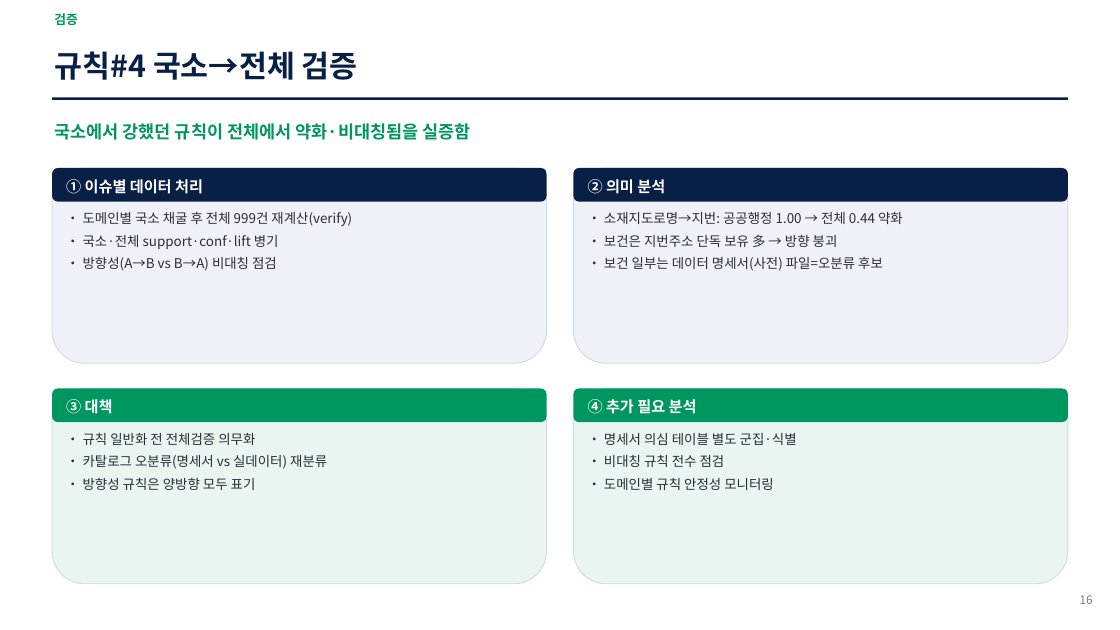
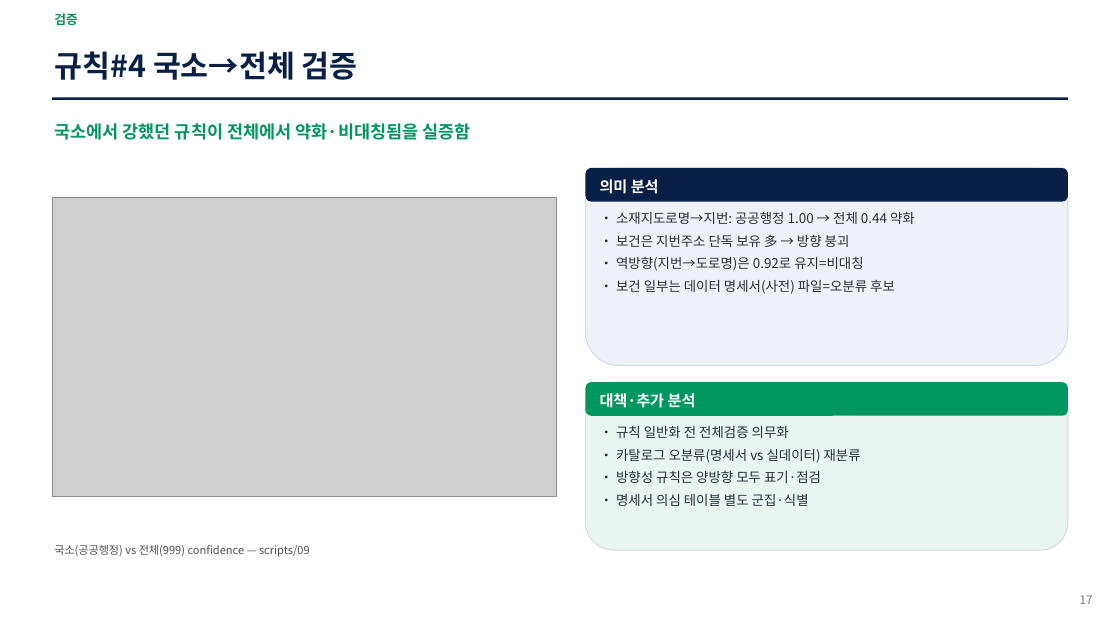
Before and after one commit to yimju/DataIntelligence-project, a slide deck: slide 17 of report/데이터지도_분석보고서.pptx (slide 16 before the commit). Drawn at 1120x630 pixels with LibreOffice and Linux fonts; fonts in the diff are those of the drawing; grey boxes stand for pictures. Boxes give left, top, right and bottom in pixels: in the first picture for what was removed or moved away, otherwise in the second. Text is boxed around its words. In the diff, an @@ line names an element or a change of style, - is before the commit and + after.

```diff
--- a/report/데이터지도_분석보고서.pptx
+++ b/report/데이터지도_분석보고서.pptx
@@ rounded rectangle removed at <box>52,168,547,364</box> @@
@@ rounded rectangle removed at <box>52,168,547,202</box> @@
@@ text removed at <box>66,179,203,194</box> @@
-① 이슈별 데이터 처리
@@ rounded rectangle: place and size @@
-rounded rectangle at <box>574,168,1069,202</box>
+rounded rectangle at <box>586,168,1068,202</box>
@@ rounded rectangle: place and size @@
-rounded rectangle at <box>574,168,1069,364</box>
+rounded rectangle at <box>586,168,1068,365</box>
@@ text at <box>600,179,659,194</box>: text changed @@
-② 의미 분석
+의미 분석
@@ picture added at <box>52,197,556,497</box> @@
@@ text "• 소재지도로명→지번: 공공행정 1.00 → ...": place and size @@
-text "• 소재지도로명→지번: 공공행정 1.00 → ..." at <box>604,212,903,271</box>
+text "• 소재지도로명→지번: 공공행정 1.00 → ..." at <box>616,212,915,294</box>
@@ text removed at <box>83,212,352,271</box> @@
-• 도메인별 국소 채굴 후 전체 999건 재계산(verify)
-• 국소·전체 support·conf·lift 병기
-• 방향성(A→B vs B→A) 비대칭 점검
@@ text at <box>616,257,863,271</box>: paragraph added @@
+• 역방향(지번→도로명)은 0.92로 유지=비대칭
@@ rounded rectangle removed at <box>52,388,547,584</box> @@
@@ rounded rectangle removed at <box>52,388,547,422</box> @@
@@ rounded rectangle: place and size @@
-rounded rectangle at <box>574,388,1069,422</box>
+rounded rectangle at <box>586,382,1068,416</box>
@@ rounded rectangle: place and size @@
-rounded rectangle at <box>574,388,1069,584</box>
+rounded rectangle at <box>586,382,1068,550</box>
@@ text removed at <box>66,399,113,414</box> @@
-③ 대책
@@ text at <box>600,393,696,408</box>: text changed @@
-④ 추가 필요 분석
+대책·추가 분석
@@ text "• 규칙 일반화 전 전체검증 ...": place and size @@
-text "• 규칙 일반화 전 전체검증 ..." at <box>83,433,327,490</box>
+text "• 규칙 일반화 전 전체검증 ..." at <box>616,426,861,506</box>
@@ text removed at <box>604,433,797,490</box> @@
-• 명세서 의심 테이블 별도 군집·식별
-• 비대칭 규칙 전수 점검
-• 도메인별 규칙 안정성 모니터링
@@ text at <box>616,471,821,506</box>: text changed @@
-• 방향성 규칙은 양방향 모두 표기
+• 방향성 규칙은 양방향 모두 표기·점검
+• 명세서 의심 테이블 별도 군집·식별
@@ text added at <box>54,545,310,557</box>, 9.5 pt, text #505050 @@
+국소(공공행정) vs 전체(999) confidence — scripts/09
@@ text at <box>1080,595,1093,604</box>: text changed @@
-16
+17
```
Also in this commit, not shown: 7 other slides changed, 3 slides added, 12 other files.
